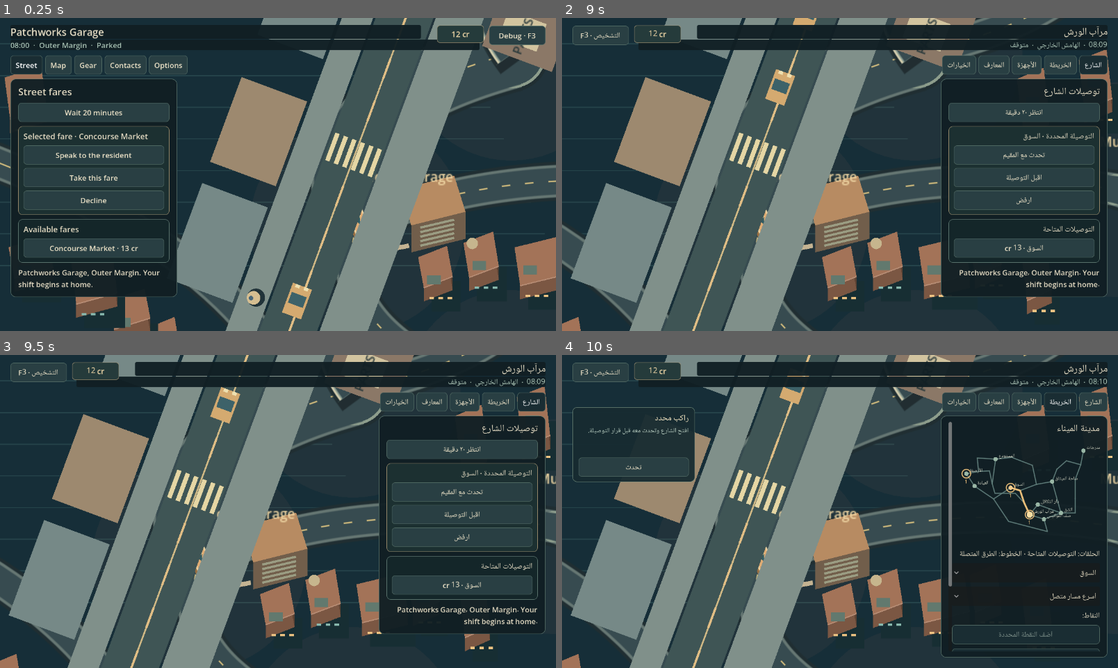
Above: before the commit, frames 1-4 (two rows, left to right).
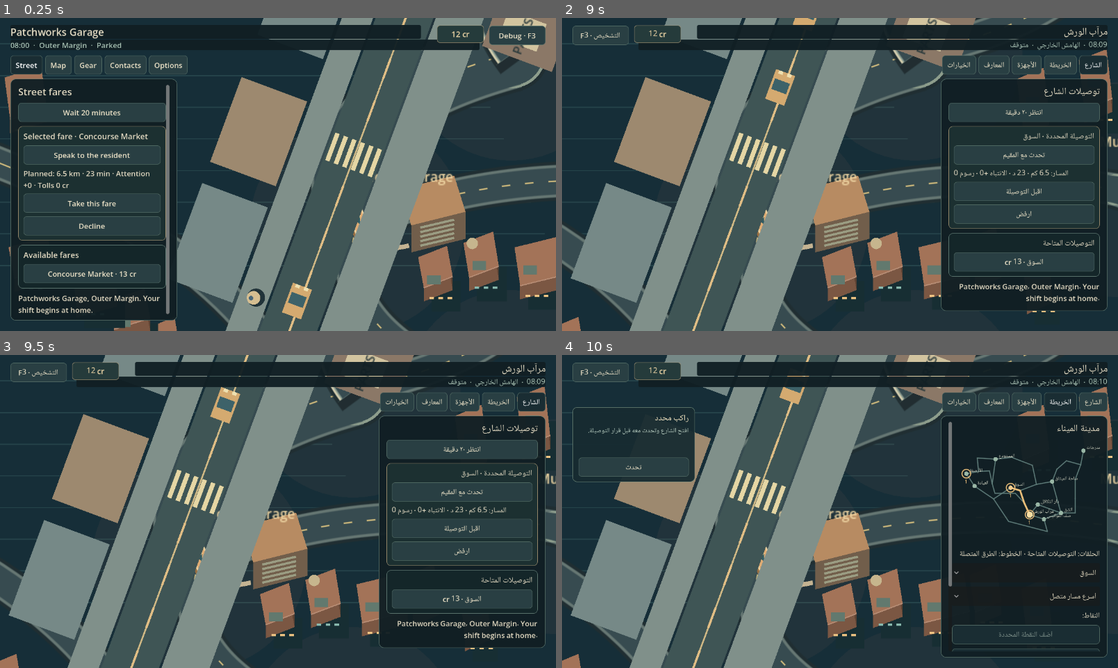
Above: after the commit, the same moments.

Repository: MohamedXIV/outsider-driver-2d
Game: Godot game, scene res://scenes/sandbox.tscn
Same seed, same stepped clock (60 frames per second), same inputs: the game is played once before the commit and once after it.
Inputs:
- Up to frame 1 (0.25 s): no input
- Up to frame 2 (9 s): click "Debug · F3" at 0.5 s; click "Player · F3" at 1.25 s; click "Street" at 2 s; click "Map" at 2.75 s; click "Gear" at 3.5 s; click "Contacts" at 4.25 s; click "Options" at 5 s; click "English" at 5.75 s; click "العربية" at 6.5 s; click "التشخيص · F3" at 7.25 s; click "اللعب · F3" at 8 s; click "الشارع" at 8.75 s
- Up to frame 3 (9.5 s): no input
- Up to frame 4 (10 s): click "الخريطة" at 9.5 s

The runs differ from the first frame. In frame 1, 7.2% of the frame differs, in the area x 1-32%, y 21-97%; in frame 2, 4.5%; in frame 3, 4.5%; in frame 4, nothing differs.

Commit message:
Gameplay UI: show actual route attention and costs before fare or drive (#50 #51)

Diff:
--- a/scripts/sandbox/sandbox_player_ui.gd
+++ b/scripts/sandbox/sandbox_player_ui.gd
@@ -403,6 +403,17 @@
 				_begin_button_group(trp("Selected fare","التوصيلة المحددة")+" · "+
 					place(str(chosen["destination"])),"SelectedFareSection")
 				_button("talk",trp("Speak to the resident","تحدث مع المقيم"),_call.bind("_on_talk"))
+				# Preview facts from the same World road graph used by accept();
+				# exposure is accumulated route attention, not a probability or
+				# an invented prediction of who might recognize the driver.
+				var fare_path: Array[String]=SandboxRoads.path(world.player_district,
+					str(chosen["destination"]),controller._route_waypoint)
+				if SandboxRoads.valid_path(fare_path):
+					_group_note(trp("Planned: %.1f km · %d min · Attention +%d · Tolls %d cr",
+						"المسار: %.1f كم · %d د · الانتباه +%d · رسوم %d")%
+						[SandboxRoads.path_metres(fare_path)/1000.0,
+						SandboxRoads.path_minutes(fare_path),
+						SandboxRoads.path_exposure(fare_path),SandboxRoads.path_expense(fare_path)])
 				_button("accept",trp("Take this fare","اقبل التوصيلة"),_call.bind("_on_accept"),chosen["channel"]=="official")
 				_button("decline",trp("Decline","ارفض"),_call.bind("_on_decline"))
 				_end_button_group()
@@ -440,7 +451,12 @@
 		_button("clear_waypoints",trp("Clear waypoints","امسح النقاط"),_clear_waypoints,_planned_stops.is_empty())
 		var path: Array[String]=SandboxRoads.path(world.player_district,_map_selected,_planned_via) if _planned_stops.is_empty() else SandboxRoads.path_via(world.player_district,_map_selected,_planned_stops)
 		map.preview_nodes=path;map.preview_active=true;map.queue_redraw()
-		if SandboxRoads.valid_path(path): _label(trp("Road tolls: %d cr · Empty-trip fuel: %d cr","رسوم الطريق: %d · وقود الرحلة الفارغة: %d")%[SandboxRoads.path_expense(path),maxi(1,ceili(SandboxRoads.path_metres(path)/5000))])
+		if SandboxRoads.valid_path(path):
+			_label(trp("Road tolls: %d cr · Empty-trip fuel: %d cr · Attention +%d",
+				"رسوم الطريق: %d · وقود الرحلة الفارغة: %d · الانتباه +%d")%
+				[SandboxRoads.path_expense(path),
+				maxi(1,ceili(SandboxRoads.path_metres(path)/5000.0)),
+				SandboxRoads.path_exposure(path)])
 		_label("%s · %.1f km · %d min"%[place(_map_selected),SandboxRoads.path_metres(path)/1000,SandboxRoads.path_minutes(path)])
 		_button("drive",trp("Drive to this stop","قد إلى الموقف"),_drive.bind(_map_selected),world.is_travelling() or world.player_district==_map_selected or not SandboxRoads.valid_path(path))
 		if not world.is_travelling():
--- a/tests/test_player_guidance_scene.gd
+++ b/tests/test_player_guidance_scene.gd
@@ -65,6 +65,16 @@
 		assert(scene._world.snapshot()==before)
 	ui._tab("map")
 	for frame in range(3): await process_frame
+	# Route choices expose the exact World-owned attention delta rather than
+	# pretending a slower service road is equivalent to the faster main road.
+	var route_preview: Array[String]=SandboxRoads.path(
+		scene._world.player_district,ui._map_selected,ui._planned_via)
+	assert(SandboxRoads.valid_path(route_preview))
+	var exposure_visible: bool=false
+	for item in ui._body.find_children("*","Label",true,false):
+		if str(item.text).contains("Attention +%d"%SandboxRoads.path_exposure(route_preview)):
+			exposure_visible=true
+	assert(exposure_visible,"Functional Map must show sourced route attention before driving")
 	var waypoint_picker: OptionButton=ui._actions["via"]
 	waypoint_picker.get_popup().popup()
 	await process_frame
